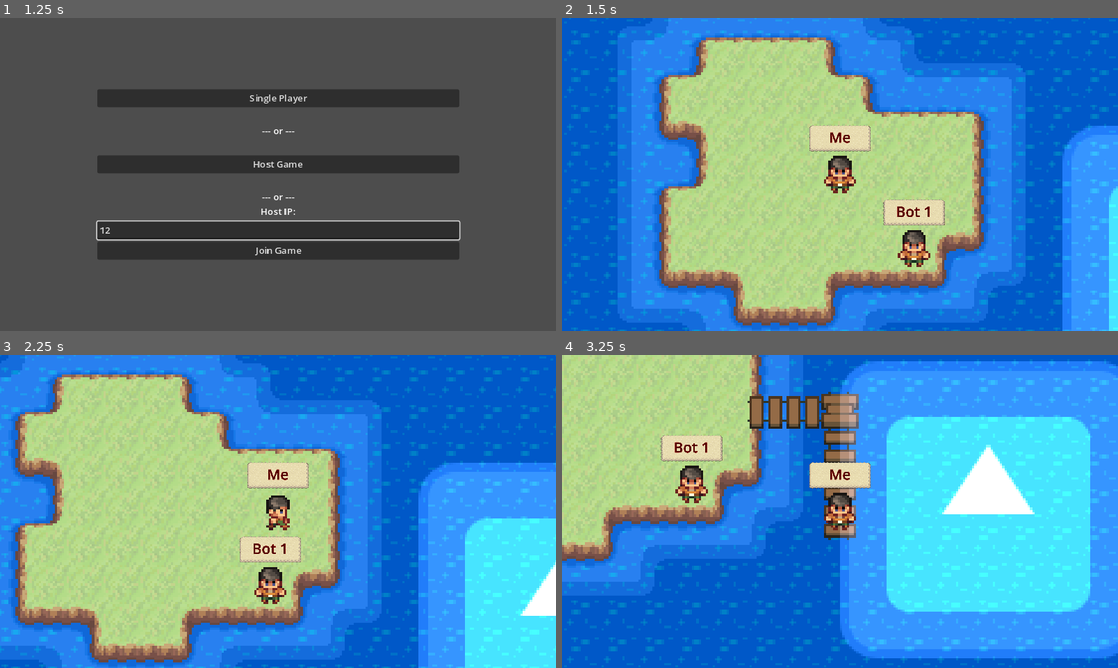
Above: before the commit, frames 1-4 (two rows, left to right).
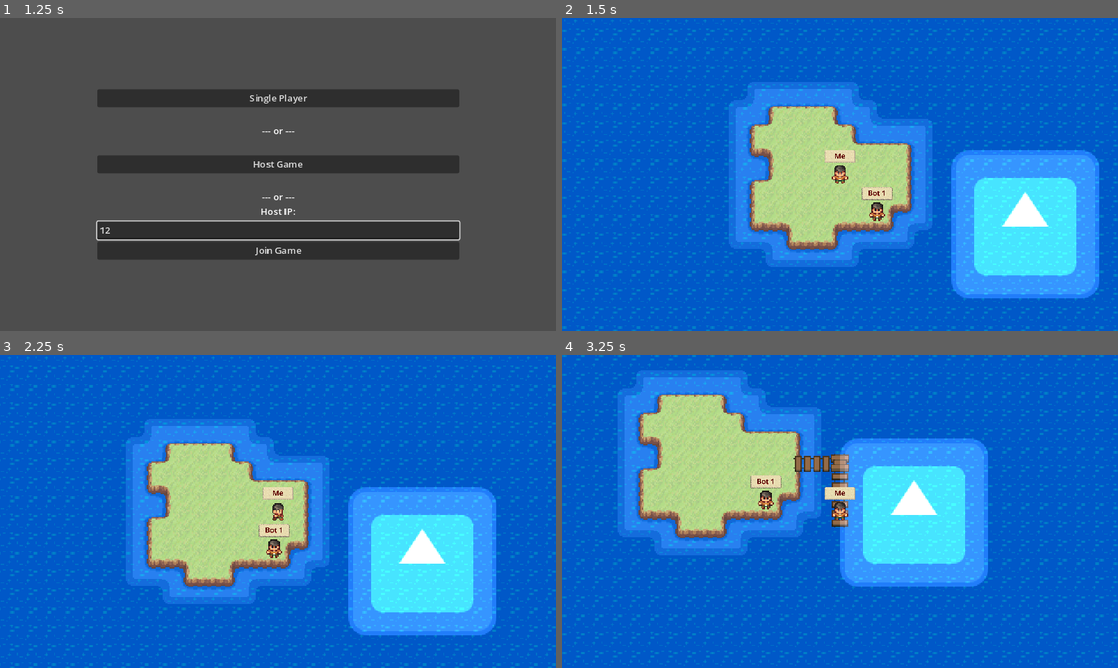
Above: after the commit, the same moments.

Repository: filippo-orru/island-tag-game
Game: Godot game, scene res://MainMenu.tscn
The game is run twice, just before and just after one commit, with the same random seed, the same clock (stepped at 60 frames per second) and the same inputs. The engine's default icon, where the game draws it, is replaced by a stand-in: a white triangle on a blue panel in a dark square.
Inputs (mouse positions are in pixels of both pictures, inside the frame that each line leads up to):
- Up to frame 1 (1.25 s): click (278, 230) at 0.52 s; type "12" at 0.6 s
- Up to frame 2 (1.5 s): click "Single Player" at 1.25 s
- Up to frame 3 (2.25 s): tap Enter at 2 s; hold Right (ui_right) from 2.03 s (still down)
- Up to frame 4 (3.25 s): release Right (ui_right) at 2.78 s; hold Down (ui_down) from 2.78 s (still down)

Frame 1 is identical in both runs. In frame 2, 62% of the frame differs, in the area x 0-100%, y 0-100%; in frame 3, 68%; in frame 4, 68%.

Commit message:
Ad basic bot

Diff:
--- a/MainMenu.gd
+++ b/MainMenu.gd
@@ -96,5 +96,7 @@
 	bot1.position = Vector2(32, 32)
 	bot1.playerName = "Bot 1"
 	bot1.get_node("Camera2D").set_enabled(false)
-	bot1.controller = PlayerBotControllStrategy.new()
+	var botController: PlayerBotControllStrategy = PlayerBotControllStrategy.new()
+	botController.targetPlayer = player1
+	bot1.controller = botController
 	%SpawnTarget.add_child(bot1)
--- a/World.gd
+++ b/World.gd
@@ -6,8 +6,6 @@
 @onready var tile_map: TileMap = $Map/Island
 
 static var _instance: GameWorld = null
-
-var _player_scene = preload("res://player/player.tscn")
 
 func _ready():
 	_instance = self if _instance == null else _instance
--- a/player/Player.gd
+++ b/player/Player.gd
@@ -15,6 +15,8 @@
 func _ready():
 	var playerTag = $Control/MarginContainer/MarginContainer2/CenterContainer/PlayerTag
 	playerTag.text = playerName
+	fromPos = Vector2i(position / GRID_SIZE)
+	targetPos = Vector2i(position / GRID_SIZE)
 
 func _input(event):
 	controller._input(event)
@@ -22,7 +24,7 @@
 func nextMove():
 	fromPos = targetPos
 
-	var changeVector = controller.get_target_vector()
+	var changeVector = controller.get_target_vector(position)
 	if not test_move(Transform2D(0, position), changeVector * GRID_SIZE):
 		targetPos = fromPos + changeVector
 	else:
@@ -46,17 +48,15 @@
 		currentMovementSpeed = DEFAULT_SPEED
 
 func _process(delta):
-	# Move left/right
 	if fromPos.x != targetPos.x:
+		# Move left/right
 		position.x = move_toward(position.x, targetPos.x * GRID_SIZE, delta * currentMovementSpeed)
 		if position.x == targetPos.x * GRID_SIZE:
 			nextMove()
-
-	# Move top/down
-	if fromPos.y != targetPos.y:
+	elif fromPos.y != targetPos.y:
+		# Move top/down
 		position.y = move_toward(position.y, targetPos.y * GRID_SIZE, delta * currentMovementSpeed)
 		if position.y == targetPos.y * GRID_SIZE:
 			nextMove()
-
-	if fromPos == targetPos:
+	elif fromPos == targetPos:
 		nextMove()
--- a/player/PlayerBotControllStrategy.gd
+++ b/player/PlayerBotControllStrategy.gd
@@ -1,5 +1,27 @@
 class_name PlayerBotControllStrategy
 extends PlayerControllStrategy
 
-func get_target_vector() -> Vector2i:
-	return Vector2i.ZERO
+var start_following = false
+var targetPlayer: Player
+
+func get_target_vector(position: Vector2i) -> Vector2i:
+	var delta: Vector2i = (position / GameWorld.GRID_SIZE) - targetPlayer.fromPos
+
+	# Give the player some head start
+	if not start_following:
+		if delta.length() > 10:
+			start_following = true
+		return Vector2i.ZERO
+
+	if delta == Vector2i.ZERO:
+		return delta
+	elif (delta.x > delta.y and delta.x != 0) or delta.y == 0:
+		if delta.x < 0:
+			return Vector2i.RIGHT
+		else:
+			return Vector2i.LEFT
+	else:
+		if delta.y < 0:
+			return Vector2i.DOWN
+		else:
+			return Vector2i.UP
--- a/player/PlayerControllStrategy.gd
+++ b/player/PlayerControllStrategy.gd
@@ -4,6 +4,6 @@
 func _input(event):
 	pass
 
-func get_target_vector() -> Vector2i:
+func get_target_vector(position: Vector2i) -> Vector2i:
 	push_error("NOT IMPLEMENTED ERROR: PlayerControllStrategy.get_next_target_position")
 	return Vector2i.ZERO
--- a/player/PlayerKeyboardControllStrategy.gd
+++ b/player/PlayerKeyboardControllStrategy.gd
@@ -25,7 +25,7 @@
 		_lastInputs["ui_down"] = 0
 
 
-func get_target_vector() -> Vector2i:
+func get_target_vector(position: Vector2i) -> Vector2i:
 	var target = Vector2i.ZERO
 
 	if Input.get_vector("ui_left", "ui_right", "ui_up", "ui_down") != Vector2.ZERO:
--- a/player/PlayerRemoteControllStrategy.gd
+++ b/player/PlayerRemoteControllStrategy.gd
@@ -1,5 +1,5 @@
 class_name PlayerRemoteControllStrategy
 extends PlayerControllStrategy
 
-func get_target_vector() -> Vector2i:
+func get_target_vector(position: Vector2i) -> Vector2i:
 	return Vector2i.ZERO
--- a/player/player.tscn
+++ b/player/player.tscn
@@ -102,11 +102,11 @@
 
 [node name="Player" type="CharacterBody2D"]
 position = Vector2(2.08165e-12, 2.08165e-12)
-collision_mask = 3
+collision_mask = 2
 script = ExtResource("1_s5i5o")
 
 [node name="Camera2D" type="Camera2D" parent="."]
-zoom = Vector2(4, 4)
+zoom = Vector2(2, 2)
 
 [node name="Player-Collision" type="CollisionShape2D" parent="."]
 shape = SubResource("RectangleShape2D_q8uy0")
